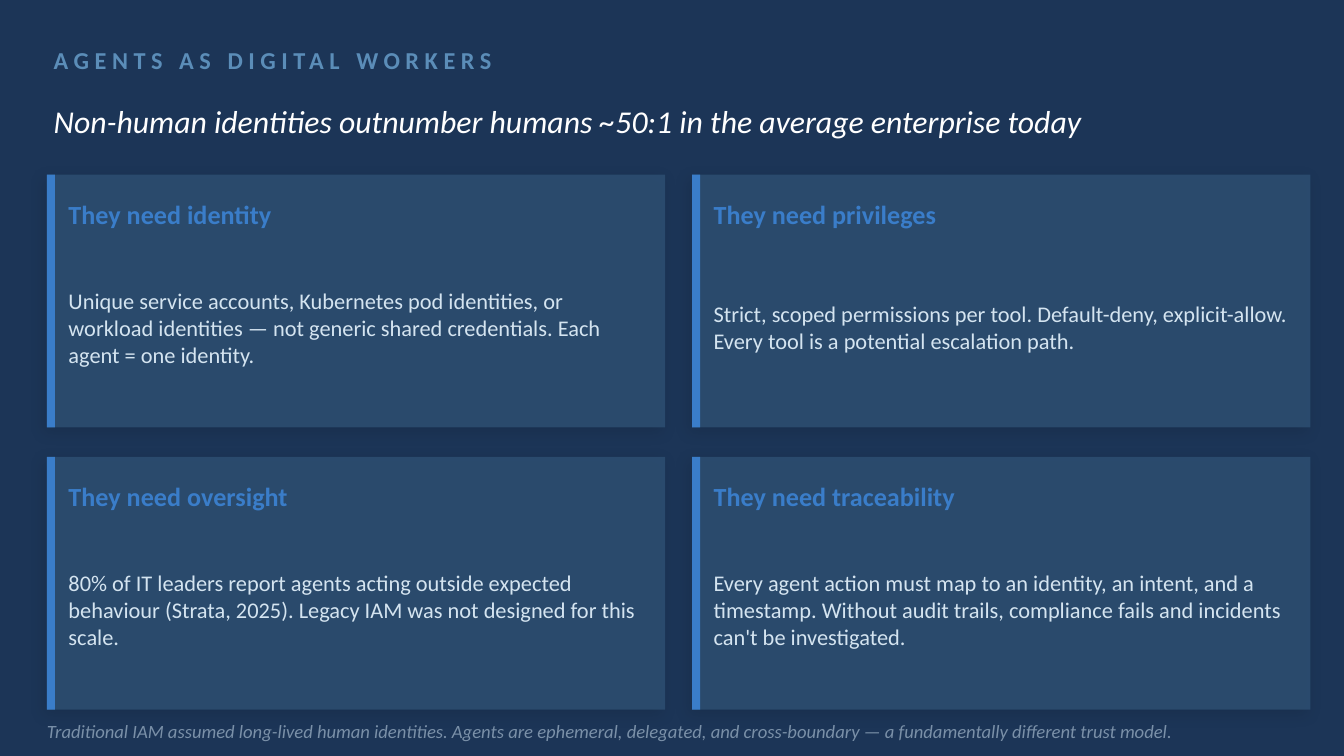
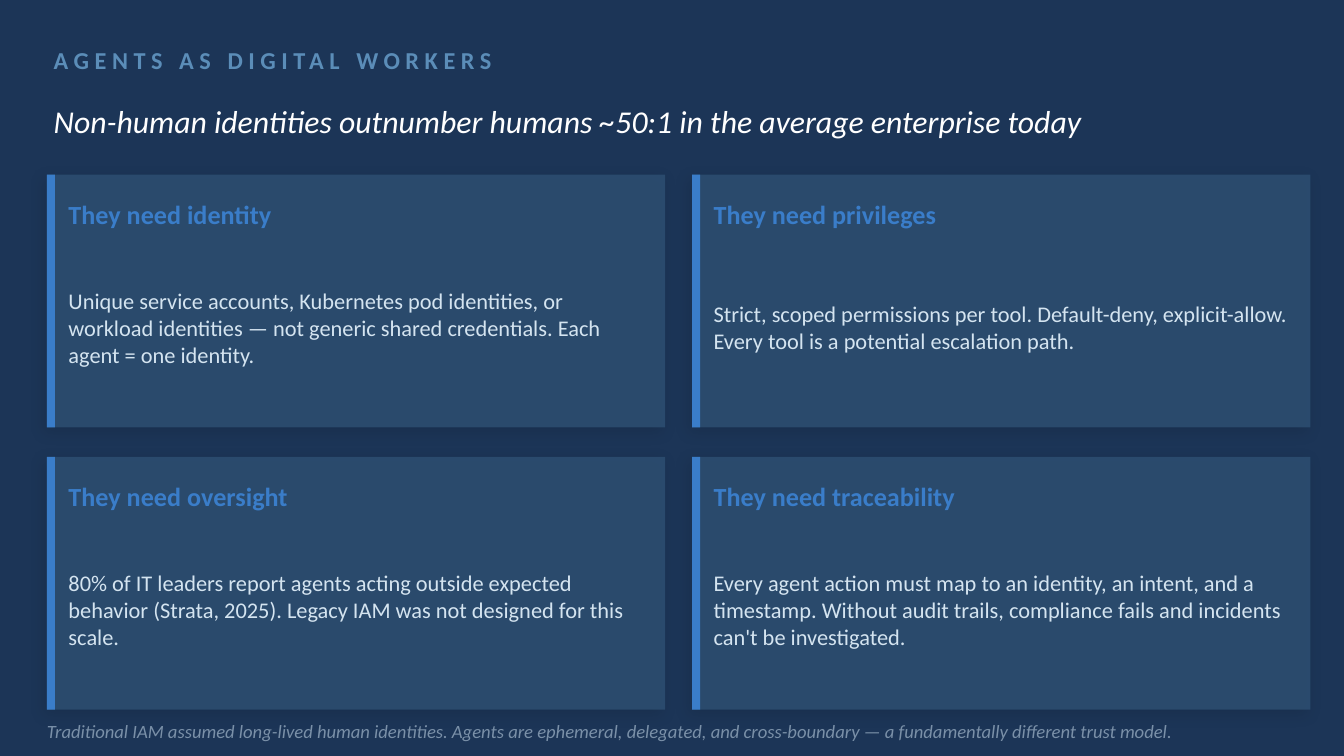
Before and after one commit to stainedhead/agentic-dev-training, a slide deck: slide 3 of slides/Module_08_Security.pptx. Drawn at 1344x756 pixels with LibreOffice and Linux fonts; fonts in the diff are those of the drawing. Boxes give left, top, right and bottom in pixels: in the first picture for what was removed or moved away, otherwise in the second. Text is boxed around its words. In the diff, an @@ line names an element or a change of style, - is before the commit and + after.

```diff
--- a/slides/Module_08_Security.pptx
+++ b/slides/Module_08_Security.pptx
@@ text at (x1=68, y1=575, x2=623, y2=645): text changed @@
-80% of IT leaders report agents acting outside expected behaviour (Strata, 2025). Legacy IAM was not designed for this scale.
+80% of IT leaders report agents acting outside expected behavior (Strata, 2025). Legacy IAM was not designed for this scale.
```
Also in this commit, not shown: 6 other slides changed, 36 other files.
